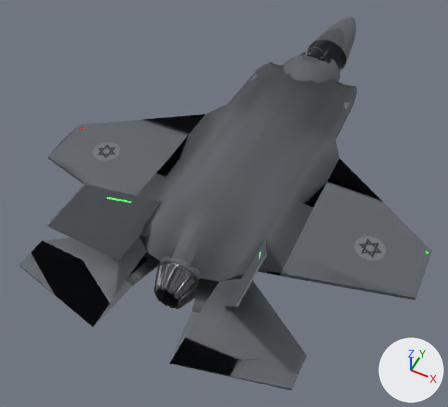
Two versions of the glTF model shared/extra/planes/f35i/f35i_bc.gltf, one commit apart.
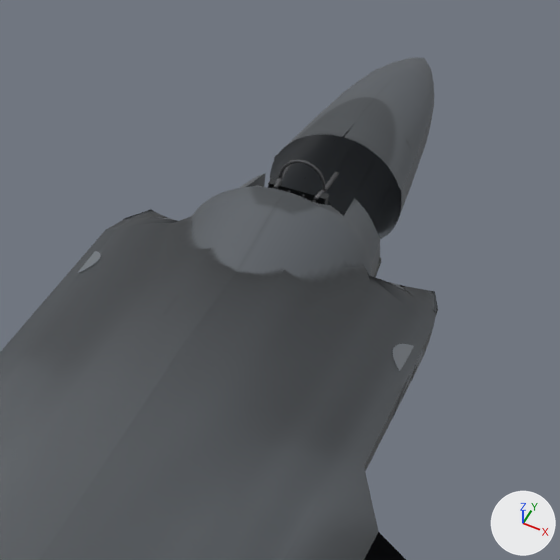
The first picture shows the older version from a 50 mm camera at (5.01, -12.14, 13.0) aimed at (-0.48, -1.15, -0.74). The close-ups show the older and then the newer version on the part from 51% to 88% of the width and 0% to 41% of the height of that picture. Only the edits that show in the close-ups are written down. Every picture has the same lights, and +X, +Y and +Z are marked at lower right.

In view in the first close-up: 'f35i_bc', 'f35i_bc_nose' and 1 more.
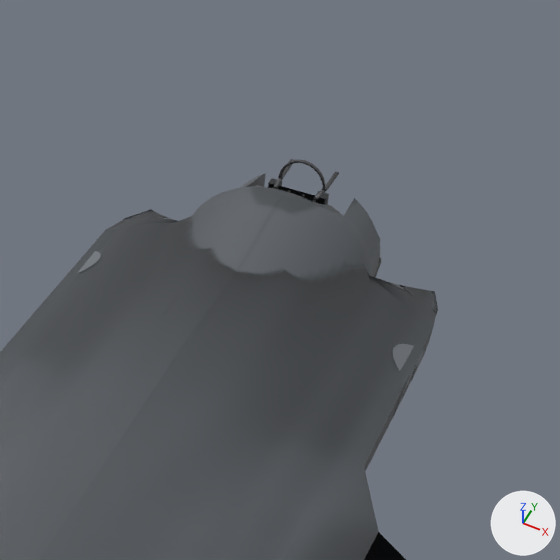
Location of each change, [x1, y1, x2, y2] in pixels of the close-ups (560 x 560 px):
'f35i_bc_nose', deleted
    before: [270, 58, 434, 239]

What the commit changed:
Object 'f35i_bc_nose' (ob_f35i_bc_nose) is deleted.
